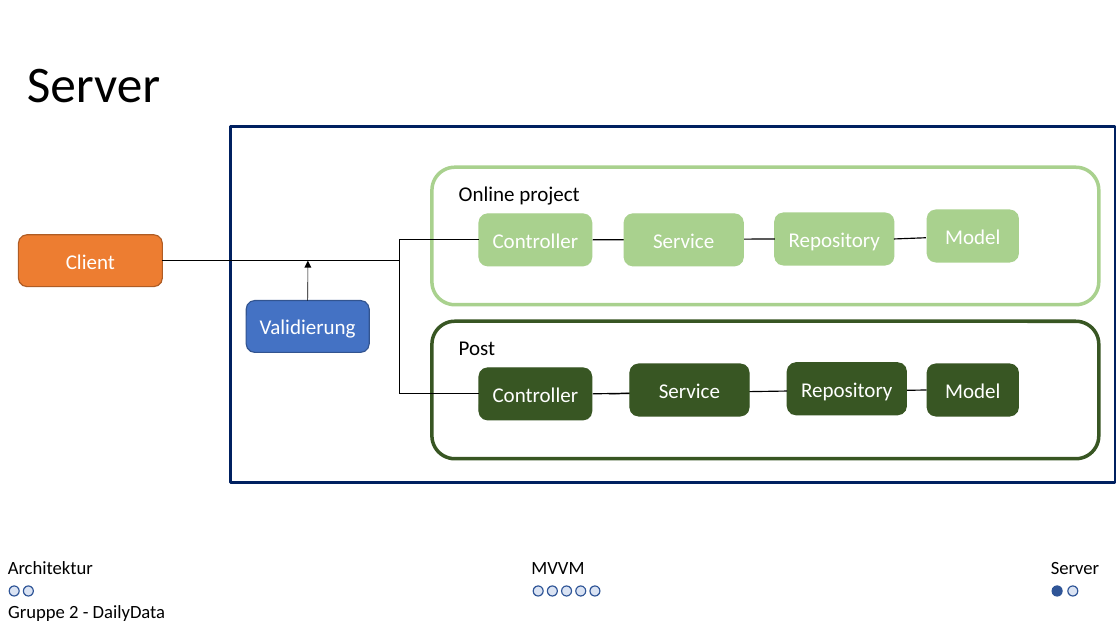
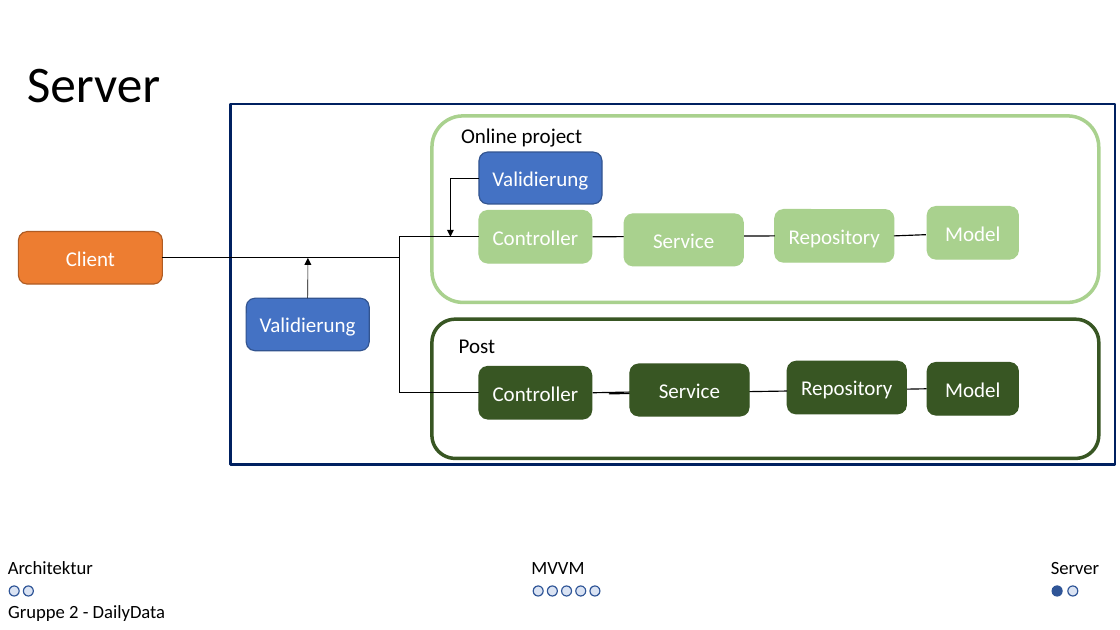
Before and after one commit to kittyahy/PSEAppGruppe2, a slide deck: slide 9 of Praesentationen/02-Entwurfsphase/Entwurf Präsentation.pptx. Drawn at 1120x630 pixels with LibreOffice and Linux fonts; fonts in the diff are those of the drawing. Boxes give left, top, right and bottom in pixels: in the first picture for what was removed or moved away, otherwise in the second. Text is boxed around its words. In the diff, an @@ line names an element or a change of style, - is before the commit and + after.

Commit message:
erste fertige Version für Server teil der präsentation

```diff
--- a/Praesentationen/02-Entwurfsphase/Entwurf Präsentation.pptx
+++ b/Praesentationen/02-Entwurfsphase/Entwurf Präsentation.pptx
@@ rectangle: place and size @@
-rectangle at [231, 127, 1116, 483]
+rectangle at [231, 104, 1116, 465]
@@ rounded rectangle: place and size @@
-rounded rectangle at [432, 167, 1099, 305]
+rounded rectangle at [432, 116, 1099, 302]
@@ text "Online project": place and size @@
-text "Online project" at [459, 186, 579, 205]
+text "Online project" at [461, 128, 582, 147]
@@ elbow arrow added from (479, 178) to (450, 237), #000000 0.5 pt @@
@@ rounded rectangle added at [479, 152, 602, 204], fill #4472C4, outline #325491 1 pt, 18 pt, text #FFFFFF @@
+Validierung
@@ 2 lines, 1 elbow line: place and size @@
-2 lines, 1 elbow line at [162, 238, 926, 260]
+2 lines, 1 elbow line at [162, 234, 926, 258]
@@ elbow line (162, 258) - (479, 393): route changed @@
```
Also in this commit, not shown: 1 other slide changed.
